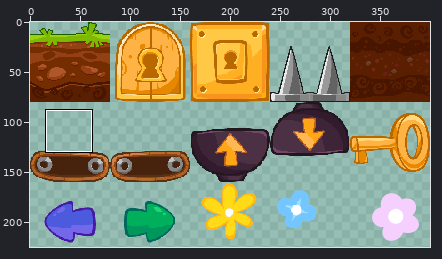
Sprite sheet: Assets/Actual/Tileset1_80px.png. Above: a wide view before the commit, with the close-up outlined.
Close-up. First the earlier version:
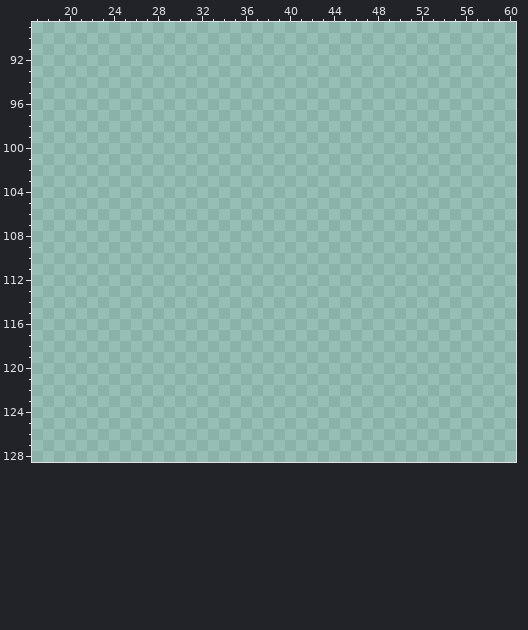
The file is 400x240 pixels. Pixels under 10% opacity are left out. Colours within 5 levels of each other are drawn and written as one. Shown: x 17..60, y 89..128. The wide view leaves out empty margins. The commit also changed other parts of the picture, which this record leaves out.
Palette (. is transparent): 
New version:
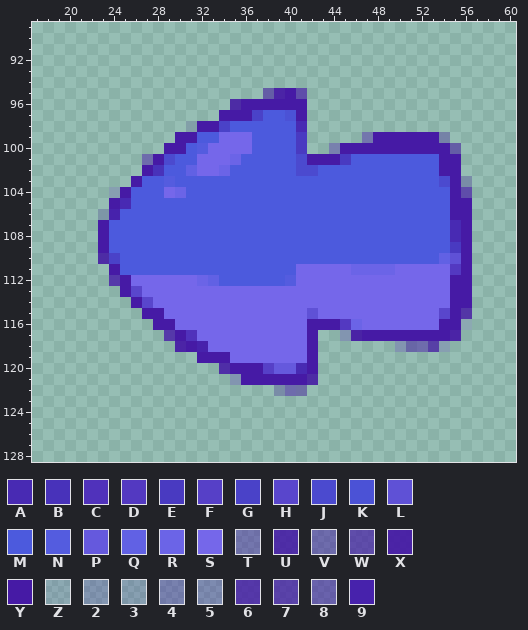
Colours new in this view: A #482ab3  B #4832ba  C #5032bb  D #5339c1  E #493ac1  F #5640c7  G #4a42c8  H #5946cc  J #4b4acf  K #4b52d6  L #5f51d6  M #4c5add  N #545cdf  P #6559dd  Q #6161e4  R #6b64e7  S #7567ea  T #4719a470  U #451aa5e0  V #461aa580  W #461aa5b0  X #461aa5f0  Y #461aa5  Z #4818a720  2 #481ca340  3 #451ba530  4 #451ba560  5 #461aa650  6 #461aa6d0  7 #461ba5c0  8 #471ba590  9 #4722ac
The exact change:
y 95: x 38..41 .... -> 8XYW
y 96: x 35..41 ....... -> UYYYYYY
y 97: x 34..41 ........ -> YYYGMMKY
y 98: x 31..41 ........... -> ZYYGMMMMMMA
y 99: x 30..41 ............ -> YYMMSSSMMMME; x 47..54 ........ -> TYYYYYY5
y 100: x 29..41 ............. -> YYMNSSSSMMMME; x 44..55 ............ -> 4YYYYYYYYYY8
y 101: x 27..55 ............................. -> VYJMMSSSRMMMMMJYYYEMMMMMMMMYY
y 102: x 27..55 ............................. -> YBMMQSSRMMMMMMJJMMMMMMMMMMMYY
y 103: x 26..56 ............................... -> YMMNMMMMMMMMMMMMMMMMMMMMMMMMJY2
y 104: x 24..56 ................................. -> 3YMMMSRMMMMMMMMMMMMMMMMMMMMMMMMYW
y 105: x 24..56 ................................. -> YAMMMMMMMMMMMMMMMMMMMMMMMMMMMMMYY
y 106: x 23..56 .................................. -> 39MMMMMMMMMMMMMMMMMMMMMMMMMMMMMMYY
y 107..108: x 23..56 .................................. -> YMMMMMMMMMMMMMMMMMMMMMMMMMMMMMMMAY
y 109: x 23..56 .................................. -> YMMMMMMMMMMMMMMMMMMMMMMMMMMMMMMMEY
y 110: x 23..56 .................................. -> UGMMMMMMMMMMMMMMMMMMMMMMMMMMMMMQLY
y 111: x 24..56 ................................. -> YMMMMMMMMMMMMMMMMSSSSSRRRRSSSSSDY
y 112: x 24..56 ................................. -> 6YSSSSSSRQMMMMMMNSSSSSSSSSSSSSSYY
y 113: x 25..56 ................................ -> YHSSSSSSSSSSSSSSSSSSSSSSSSSSSSYY
y 114: x 26..56 ............................... -> YHSSSSSSSSSSSSSSSSSSSSSSSSSSSYY
y 115: x 27..56 .............................. -> YYSSSSSSSSSSSSSLSSSSSSSSSSSHY6
y 116: x 28..56 ............................. -> YYSSSSSSSSSSSSYYYDRSSSSSSSYYZ
y 117: x 29..42 .............. -> 6YCSSSSSSSSSSY; x 45..55 ........... -> 2XYYYYYYYYX
y 118: x 30..42 ............. -> XY9SSSSSSSSSY; x 50..54 ..... -> 2VV73
y 119: x 32..42 ........... -> YYYSSSSSSSY
y 120: x 34..42 ......... -> UYYYFPPAY
y 121: x 35..42 ........ -> 2YYYYYYU
y 122: x 39..41 ... -> 2VT
